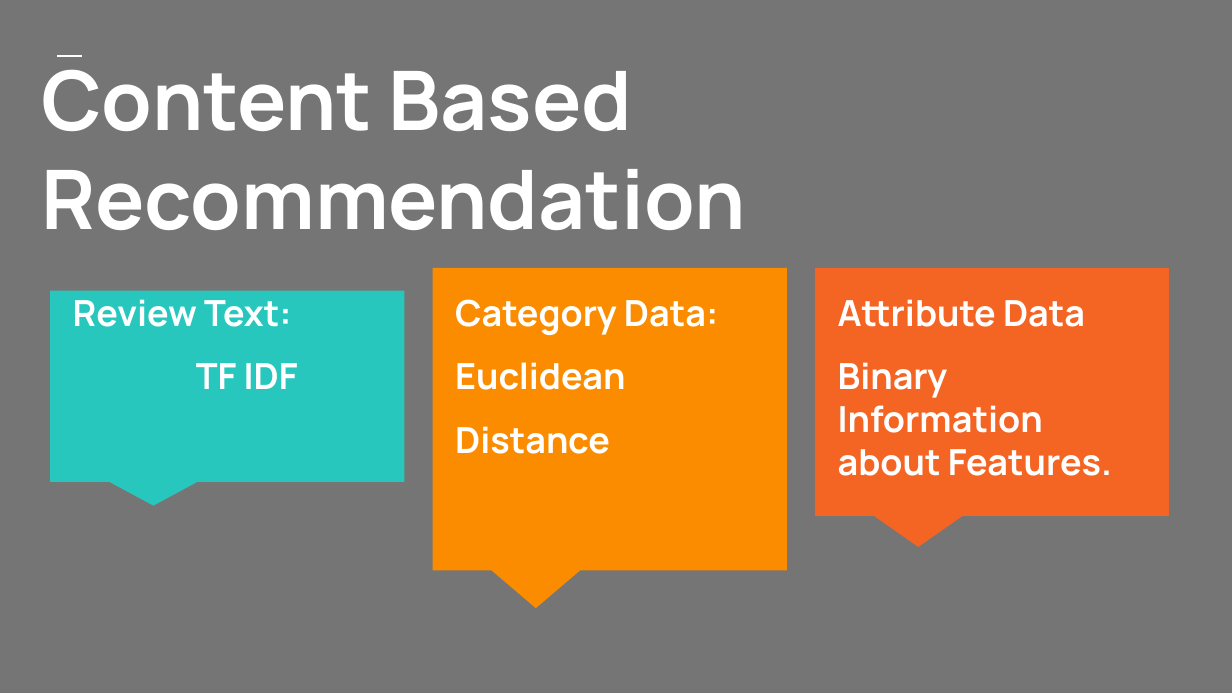
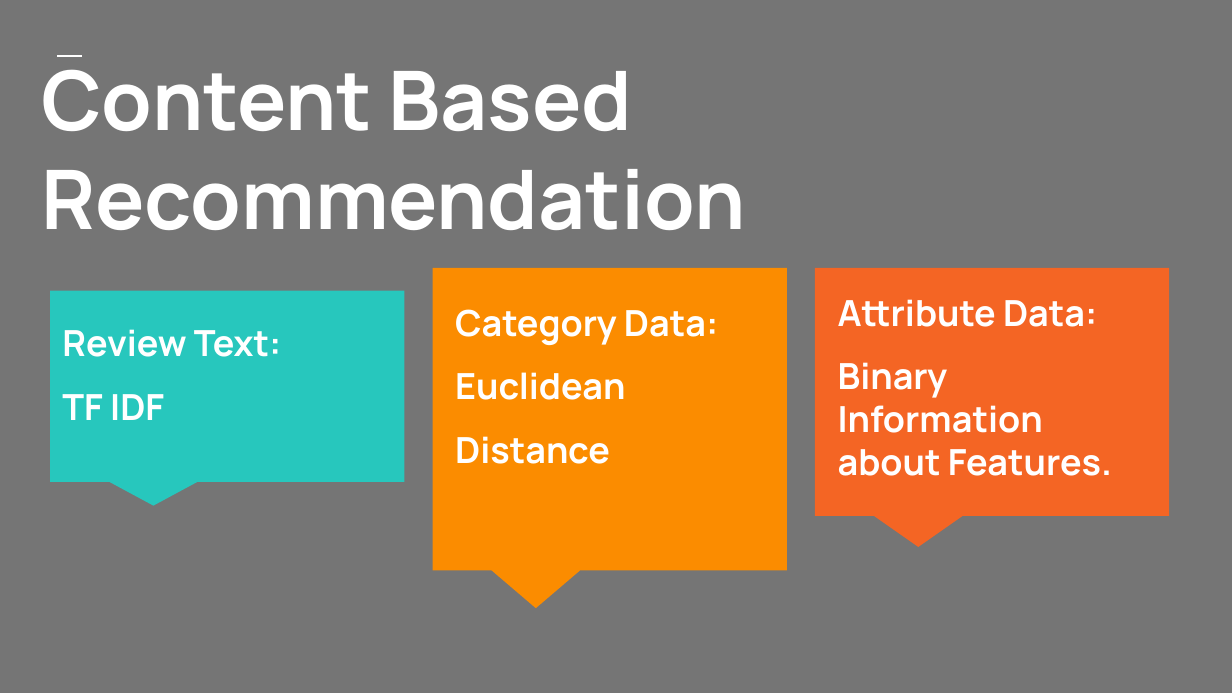
Before and after one commit to nycdatasci/bootcamp008_project, a slide deck: slide 10 of Project4-Capstone/Yay Data/Presentation/Your big idea.pptx (slide 8 before the commit). Drawn at 1232x693 pixels with LibreOffice and Linux fonts; fonts in the diff are those of the drawing. Boxes give left, top, right and bottom in pixels: in the first picture for what was removed or moved away, otherwise in the second. Text is boxed around its words. In the diff, an @@ line names an element or a change of style, - is before the commit and + after.

```diff
--- a/Project4-Capstone/Yay Data/Presentation/Your big idea.pptx
+++ b/Project4-Capstone/Yay Data/Presentation/Your big idea.pptx
@@ title "Category Data:": place and size @@
-title "Category Data:" at (455,299,718,454)
+title "Category Data:" at (455,309,718,464)
@@ title at (838,299,1097,327): text changed @@
-Attribute Data
+Attribute Data:
@@ title "Review Text:" rewrapped from (73,299,298,389) to (62,329,282,420) @@
```
Also in this commit, not shown: 7 other slides changed, 2 slides added, 1 other file.
